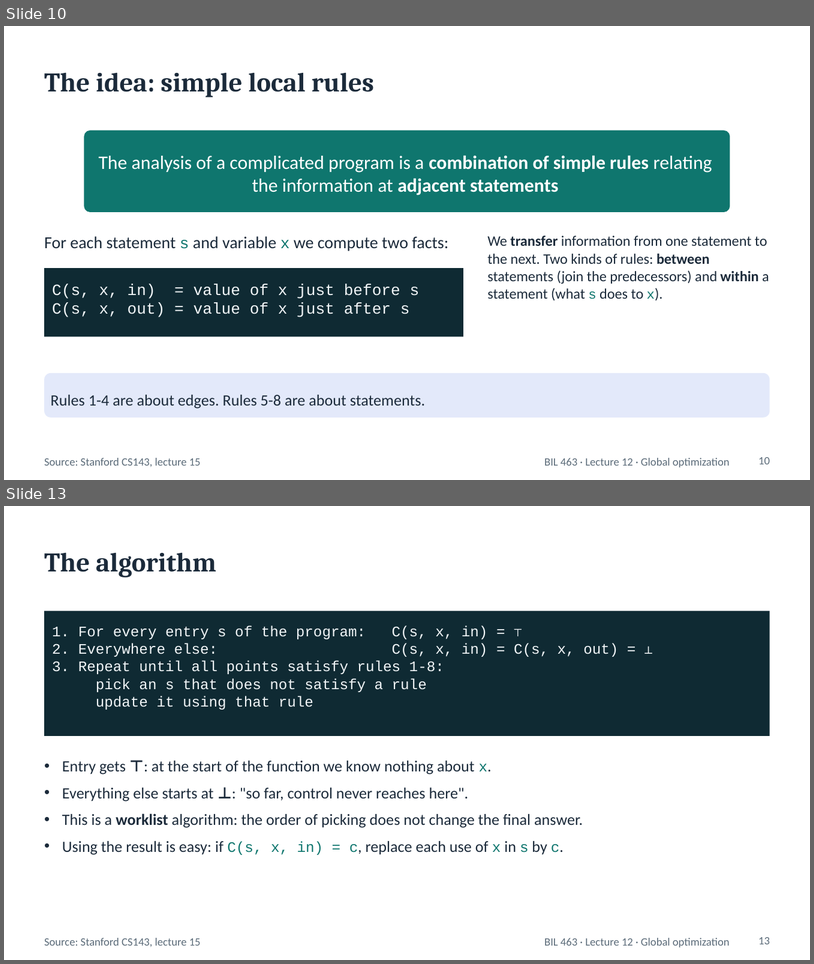
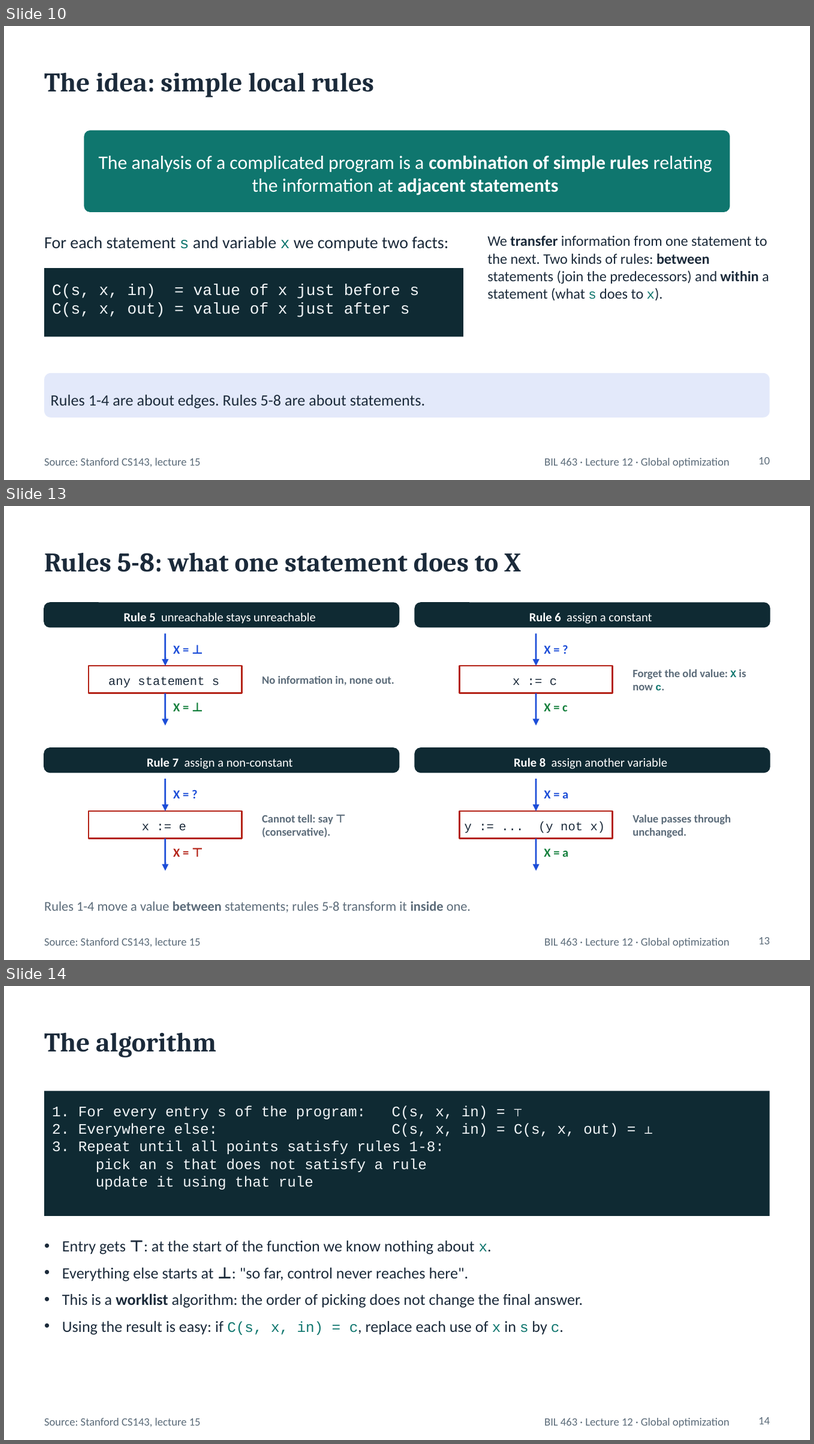
Before and after one commit to adaskin/compiler-course, a slide deck: lecture-notes/12-global-optimization.pptx. Shown one above the other, each under a label of ours: slides 10 and 13 before the commit, slides 10, 13 and 14 after it; the slides between them are not shown. The pictures are 814x964 and 814x1444 pixels, drawn with LibreOffice and Linux fonts; fonts in the diff are those of the drawing. Boxes give left, top, right and bottom in pixels: in the first picture for what was removed or moved away, otherwise in the second. Text is boxed around its words. In the diff, an @@ line names an element or a change of style, - is before the commit and + after.

```diff
--- a/lecture-notes/12-global-optimization.pptx
+++ b/lecture-notes/12-global-optimization.pptx
@@ slide 13 added at (x1=4, y1=506, x2=810, y2=960), background #FFFFFF; not listed: 1 template element that a slide beside it also shows @@
@@ title added at (x1=44, y1=553, x2=521, y2=572), 24 pt, text #1B2A3A, bold @@
+Rules 5-8: what one statement does to X
@@ rounded rectangle added at (x1=44, y1=603, x2=399, y2=627), fill #0F2A33, outline #0F2A33 1 pt, 11 pt, text #FFFFFF @@
+Rule 5 unreachable stays unreachable
@@ rounded rectangle added at (x1=415, y1=603, x2=770, y2=627), fill #0F2A33, outline #0F2A33 1 pt, 11 pt, text #FFFFFF @@
+Rule 6 assign a constant
@@ arrow added from (165, 633) to (165, 666), #1D4ED8 1.5 pt @@
@@ text added at (x1=173, y1=645, x2=180, y2=654), 11 pt, text #1D4ED8, bold @@
+X = ⊥
@@ arrow added from (536, 633) to (536, 666), #1D4ED8 1.5 pt @@
@@ text added at (x1=544, y1=645, x2=551, y2=654), 11 pt, text #1D4ED8, bold @@
+X = ?
@@ rectangle added at (x1=89, y1=666, x2=242, y2=693), fill #FFFFFF, outline #B42318 1.5 pt, 11 pt, text #1B2A3A @@
+any statement s
@@ rectangle added at (x1=459, y1=666, x2=613, y2=693), fill #FFFFFF, outline #B42318 1.5 pt, 11 pt, text #1B2A3A @@
+x := c
@@ text added at (x1=262, y1=676, x2=394, y2=685), 10 pt, text #5B6B79, bold @@
+No information in, none out.
@@ text added at (x1=633, y1=669, x2=746, y2=690), 10 pt, text #5B6B79, bold @@
+Forget the old value: X is now c.
@@ arrow added from (165, 693) to (165, 726), #1D4ED8 1.5 pt @@
@@ text added at (x1=173, y1=703, x2=180, y2=711), 11 pt, text #15803D, bold @@
+X = ⊥
@@ arrow added from (536, 693) to (536, 726), #1D4ED8 1.5 pt @@
@@ text added at (x1=544, y1=703, x2=568, y2=711), 11 pt, text #15803D, bold @@
+X = c
@@ rounded rectangle added at (x1=44, y1=748, x2=399, y2=772), fill #0F2A33, outline #0F2A33 1 pt, 11 pt, text #FFFFFF @@
+Rule 7 assign a non-constant
@@ rounded rectangle added at (x1=415, y1=748, x2=770, y2=772), fill #0F2A33, outline #0F2A33 1 pt, 11 pt, text #FFFFFF @@
+Rule 8 assign another variable
@@ arrow added from (165, 778) to (165, 811), #1D4ED8 1.5 pt @@
@@ text added at (x1=173, y1=790, x2=180, y2=798), 11 pt, text #1D4ED8, bold @@
+X = ?
@@ arrow added from (536, 778) to (536, 811), #1D4ED8 1.5 pt @@
@@ text added at (x1=544, y1=790, x2=569, y2=798), 11 pt, text #1D4ED8, bold @@
+X = a
@@ rectangle added at (x1=89, y1=811, x2=242, y2=838), fill #FFFFFF, outline #B42318 1.5 pt, 11 pt, text #1B2A3A @@
+x := e
@@ rectangle added at (x1=459, y1=811, x2=613, y2=838), fill #FFFFFF, outline #B42318 1.5 pt, 11 pt, text #1B2A3A @@
+y := ... (y not x)
@@ text added at (x1=262, y1=814, x2=333, y2=837), 10 pt, text #5B6B79, bold @@
+Cannot tell: say ⊤ (conservative).
@@ text added at (x1=633, y1=814, x2=732, y2=837), 10 pt, text #5B6B79, bold @@
+Value passes through unchanged.
@@ arrow added from (165, 838) to (165, 870), #1D4ED8 1.5 pt @@
@@ arrow added from (536, 838) to (536, 870), #1D4ED8 1.5 pt @@
@@ text added at (x1=173, y1=848, x2=180, y2=856), 11 pt, text #B42318, bold @@
+X = ⊤
@@ text added at (x1=544, y1=848, x2=569, y2=856), 11 pt, text #15803D, bold @@
+X = a
@@ text added at (x1=44, y1=901, x2=471, y2=912), 12 pt, text #5B6B79 @@
+Rules 1-4 move a value between statements; rules 5-8 transform it inside one.
@@ text added at (x1=44, y1=937, x2=201, y2=946), 10 pt, text #5B6B79 @@
+Source: Stanford CS143, lecture 15
@@ page number added at (x1=759, y1=937, x2=770, y2=944), 10 pt, text #5B6B79 @@
+13
@@ what was slide 13 is now slide 14 @@
@@ page number at (x1=759, y1=1417, x2=770, y2=1424): text changed @@
-13
+14
```
Also in this commit, not shown: 2 other slides added, 2 slides removed, 1 other file.
